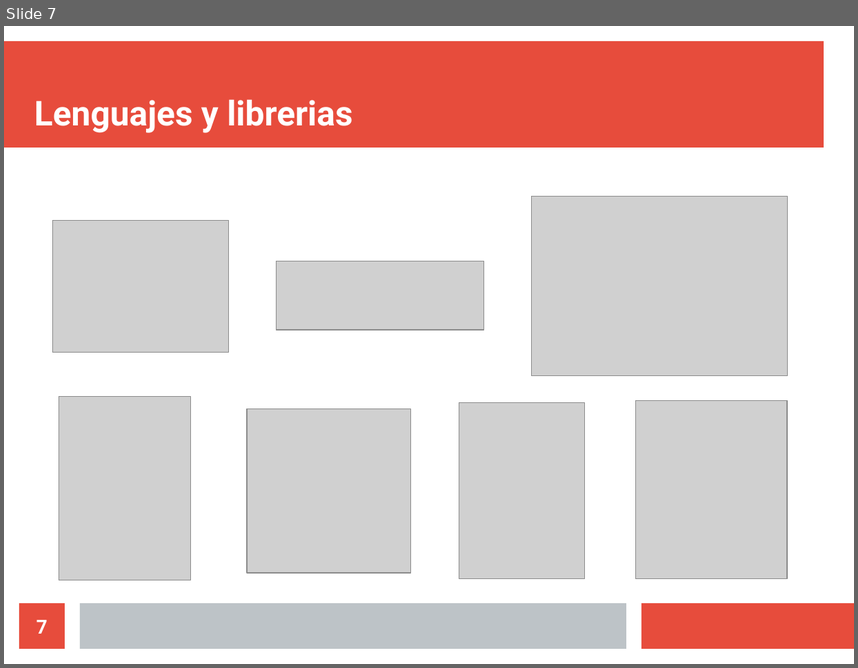
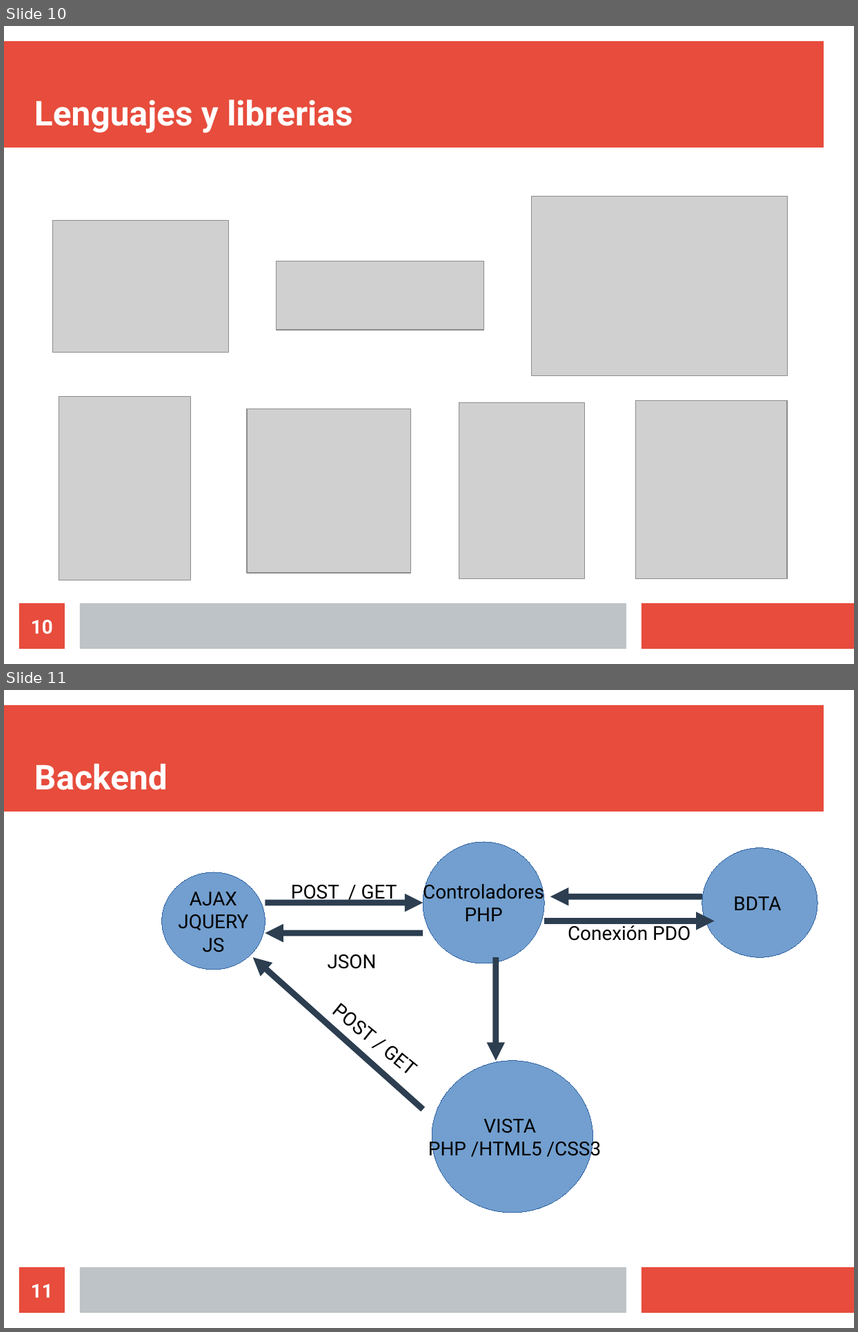
Before and after one commit to Ryksu/seriefilos, a slide deck: presentacion.odp. Shown one above the other, each under a label of ours: slide 7 before the commit, slides 10 and 11 after it. The pictures are 858x668 and 858x1332 pixels, drawn with LibreOffice and Linux fonts; fonts in the diff are those of the drawing; grey boxes stand for pictures. Boxes give left, top, right and bottom in pixels: in the first picture for what was removed or moved away, otherwise in the second. Text is boxed around its words. In the diff, an @@ line names an element or a change of style, - is before the commit and + after.

```diff
--- a/presentacion.odp
+++ b/presentacion.odp
@@ slide 11 added at bbox=[4, 690, 854, 1328], background #FFFFFF; not listed: 3 template elements that a slide beside it also shows @@
@@ title added at bbox=[34, 763, 168, 790], 32 pt, text #FFFFFF, bold @@
+Backend
@@ ellipse added at bbox=[423, 842, 544, 963], fill #729FCF, outline #3465A4 0 pt, 18 pt, text #000000 @@
+Controladores
+PHP
@@ ellipse added at bbox=[703, 848, 819, 958], fill #729FCF, outline #3465A4 0 pt, 18 pt, text #000000 @@
+BDTA
@@ ellipse added at bbox=[162, 872, 266, 969], fill #729FCF, outline #3465A4 0 pt, 18 pt, text #000000 @@
+AJAX
+JQUERY
+JS
@@ line added at bbox=[266, 903, 424, 903], outline #2C3E50 5.67 pt, 18 pt, text #000000 @@
+POST / GET
@@ arrow added from (703, 897) to (551, 897), #2C3E50 5.67 pt @@
@@ arrow added from (423, 933) to (266, 933), #2C3E50 5.67 pt @@
@@ line added at bbox=[545, 920, 715, 920], outline #2C3E50 5.67 pt, 18 pt, text #000000 @@
+Conexión PDO
@@ arrow added from (423, 1109) to (253, 957), #2C3E50 5.67 pt @@
@@ text added at bbox=[328, 954, 377, 969], 18 pt, text #000000 @@
+JSON
@@ arrow added from (496, 957) to (496, 1061), #2C3E50 5.67 pt @@
@@ text added at bbox=[318, 990, 432, 1092], 18 pt, text #000000 @@
+POST / GET
@@ ellipse added at bbox=[432, 1061, 593, 1212], fill #729FCF, outline #3465A4 0 pt, 18 pt, text #000000 @@
+VISTA
+PHP /HTML5 /CSS3
@@ page number added at bbox=[19, 1267, 65, 1312], fill #E74C3C, 18 pt, text #FFFFFF, bold @@
+11
@@ what was slide 7 is now slide 10 @@
@@ page number at bbox=[31, 619, 53, 634]: text changed @@
-7
+10
```
Also in this commit, not shown: 4 other slides added, 4 other files.
